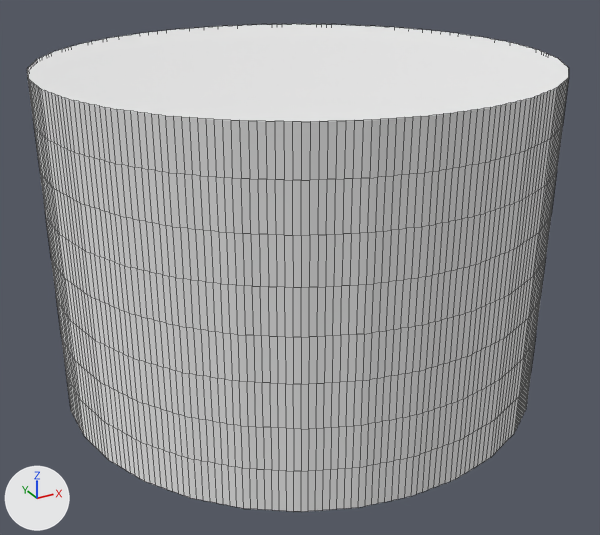
What one commit did to the Blender file TurnstileMachine/TurnstileMachine.blend.
Rendered twice from a camera (50 mm lens) standing at (-4.26, -7.37, 5.22) and looking at (-0.35, -0.26, 1.66). Lighting does not change. The marker at lower left points along +X, +Y and +Z. Mesh edges are drawn as thin lines.
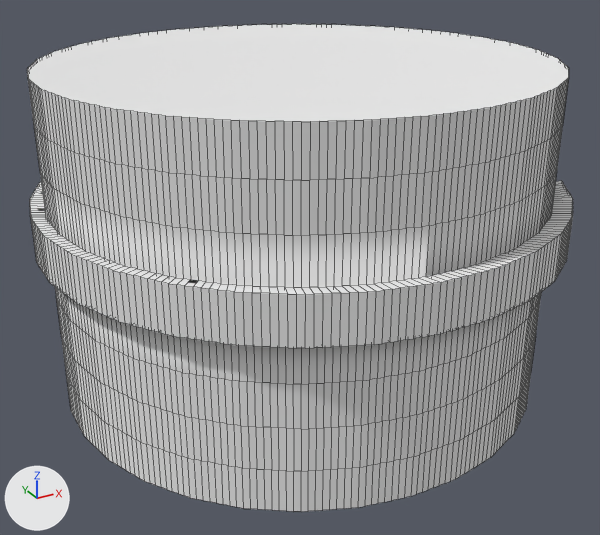
Where the change shows, as pixel boxes [x1, y1, x2, y2] in the pictures (600 x 535 px):
'Cylinder', reshaped: before [27, 24, 569, 512]; after [27, 24, 573, 512]
part 1 of me_cylinder, built on: after [30, 181, 573, 348]

The change in detail:
me_cylinder is used by ob_cylinder; location (0.0, 0.0, 0.0).
me_cylinder had 2321 vertices, 1930 faces, 176 loose edges and spanned x -2.82..2.29, y -2.61..2.49, z 0.37..3.8.
me_cylinder now has 2742 vertices, 2618 faces, 98 loose edges and spans x -2.95..2.29, y -2.78..2.67, z 0.37..3.8.
me_cylinder part 1: 1 vertex moved from x 2.0, y -1.27, z 2.52 to x 2.0, y -1.27, z 2.51; 421 vertices added at x -2.95..2.19, y -2.78..2.67, z 2.05..2.54.
